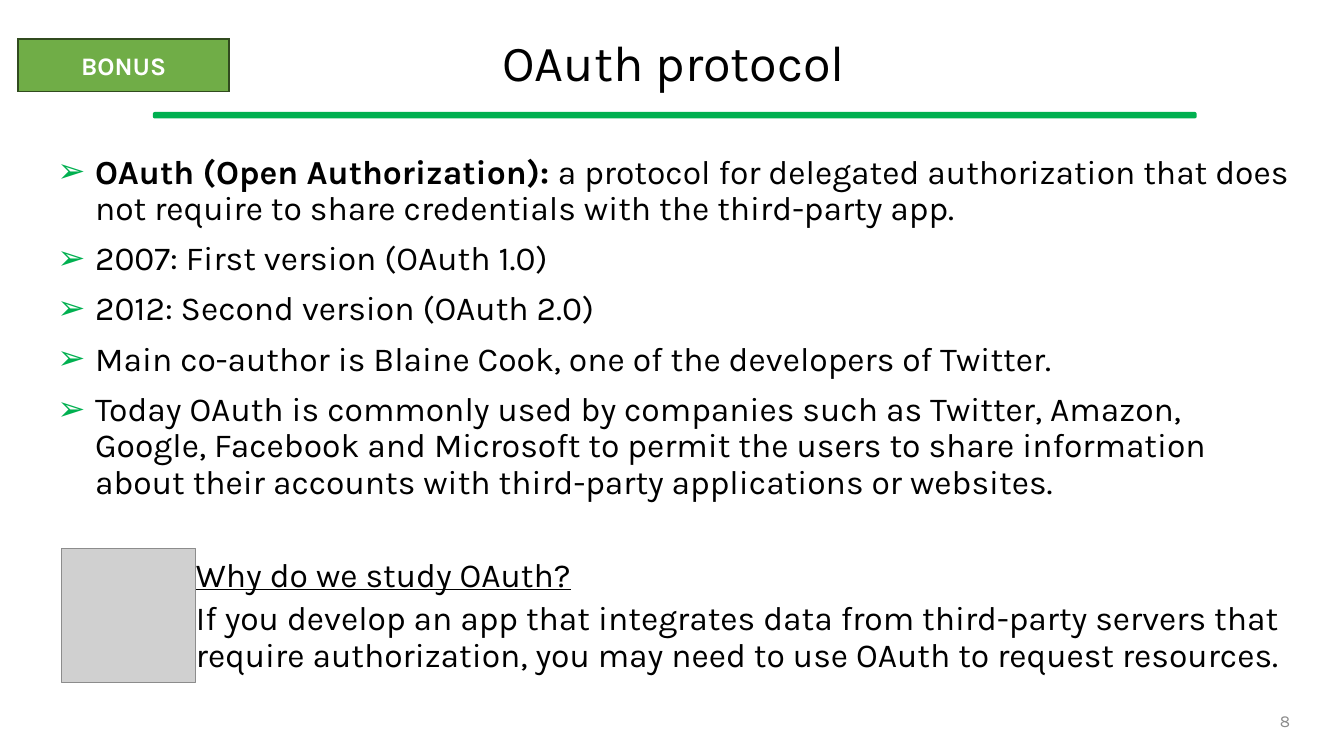
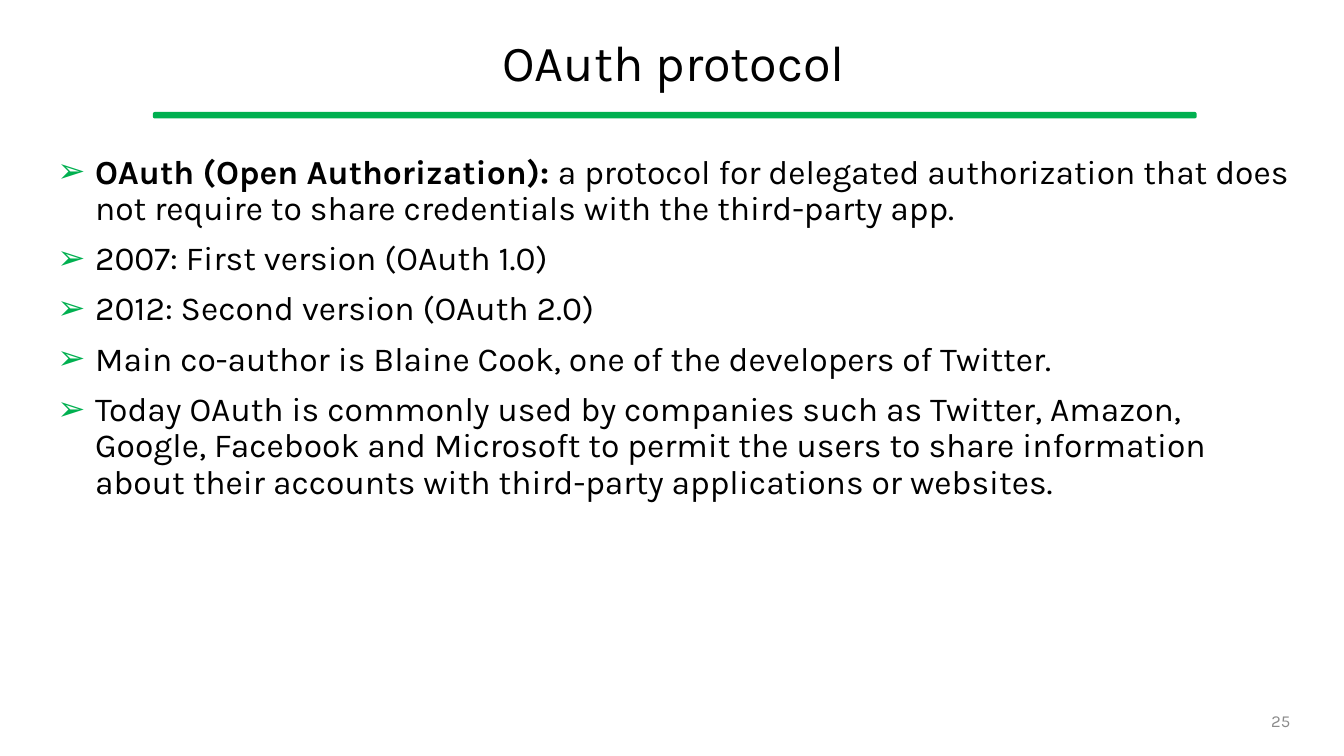
Before and after one commit to gcappon/bwthw, a slide deck: slide 25 of theory_09-authorization/theory_09-authorization.pptx (slide 8 before the commit). Drawn at 1344x756 pixels with LibreOffice and Linux fonts; fonts in the diff are those of the drawing; grey boxes stand for pictures. Boxes give left, top, right and bottom in pixels: in the first picture for what was removed or moved away, otherwise in the second. Text is boxed around its words. In the diff, an @@ line names an element or a change of style, - is before the commit and + after.

```diff
--- a/theory_09-authorization/theory_09-authorization.pptx
+++ b/theory_09-authorization/theory_09-authorization.pptx
@@ rectangle removed at box(18, 39, 229, 92) @@
-BONUS
@@ picture removed at box(62, 548, 196, 683) @@
@@ text at box(196, 564, 1278, 675): paragraphs removed @@
-      Why do we study OAuth?
-      If you develop an app that integrates data from third-party servers that require authorization, you may need to use OAuth to request resources.
@@ page number at box(1271, 716, 1290, 727): text changed @@
-8
+25
```
Also in this commit, not shown: 8 other slides changed, 1 other file.
